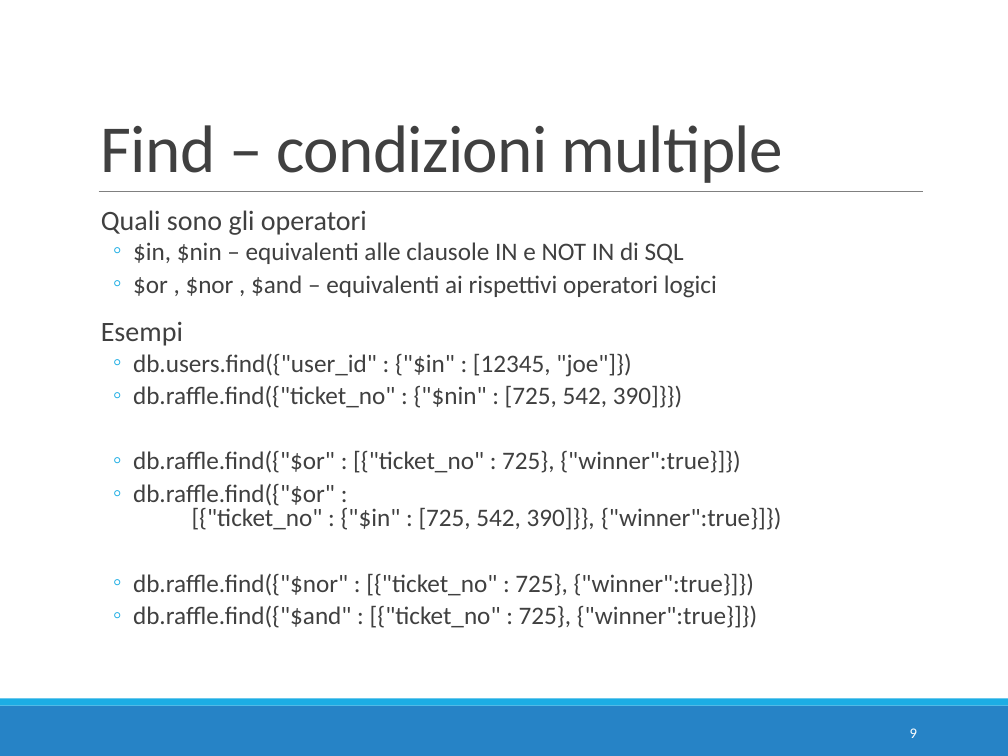
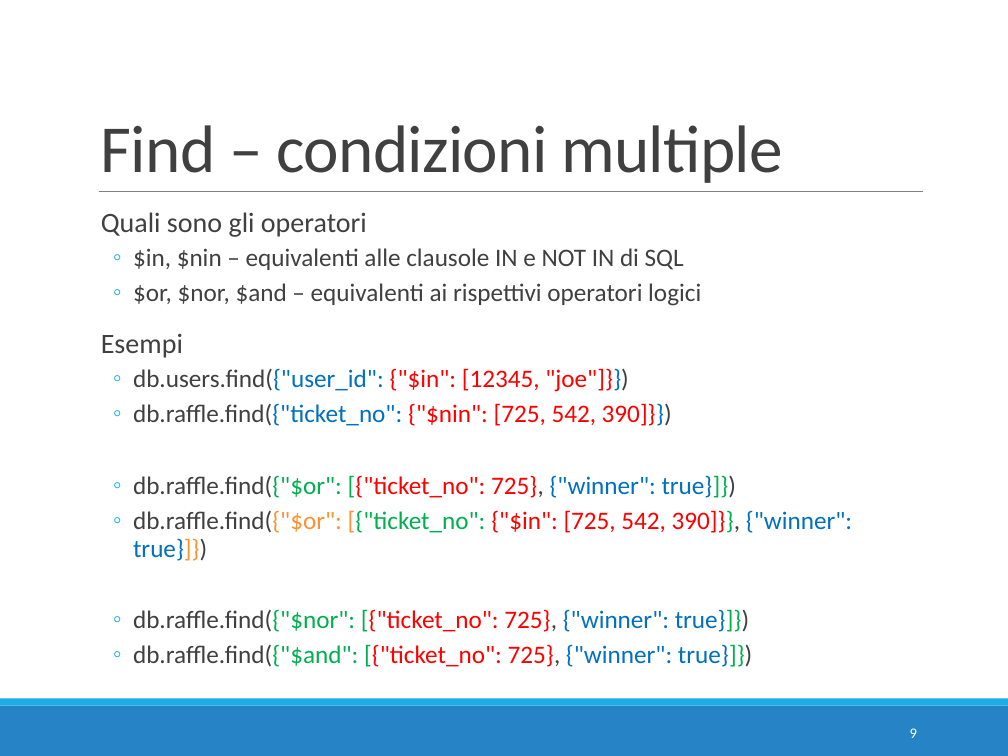
Before and after one commit to w4bo/teaching-nosql, a slide deck: slide 9 of slides/06 - E6 - MongoDB Find.pptx. Drawn at 1008x756 pixels with LibreOffice and Linux fonts; fonts in the diff are those of the drawing. Boxes give left, top, right and bottom in pixels: in the first picture for what was removed or moved away, otherwise in the second. Text is boxed around its words. In the diff, an @@ line names an element or a change of style, - is before the commit and + after.

Commit message:
update slides

```diff
--- a/slides/06 - E6 - MongoDB Find.pptx
+++ b/slides/06 - E6 - MongoDB Find.pptx
@@ text at (101, 212, 684, 358): line spacing 0.8 to 0.9 @@
@@ text at (133, 283, 701, 306): text changed @@
-  ◦ $or , $nor , $and – equivalenti ai rispettivi operatori logici
+  ◦ $or, $nor, $and – equivalenti ai rispettivi operatori logici
@@ text at (133, 368, 852, 667): text changed; text colour #404040 to #FF0000 @@
-  ◦ db.users.find({"user_id" : {"$in" : [12345, "joe"]})
-  ◦ db.raffle.find({"ticket_no" : {"$nin" : [725, 542, 390]}})
-  ◦ db.raffle.find({"$or" : [{"ticket_no" : 725}, {"winner":true}]})
-  ◦ db.raffle.find({"$or" :
-    [{"ticket_no" : {"$in" : [725, 542, 390]}}, {"winner":true}]})
-  ◦ db.raffle.find({"$nor" : [{"ticket_no" : 725}, {"winner":true}]})
-  ◦ db.raffle.find({"$and" : [{"ticket_no" : 725}, {"winner":true}]})
+  ◦ db.users.find({"user_id": {"$in": [12345, "joe"]}})
+  ◦ db.raffle.find({"ticket_no": {"$nin": [725, 542, 390]}})
+  ◦ db.raffle.find({"$or": [{"ticket_no": 725}, {"winner": true}]})
+  ◦ db.raffle.find({"$or": [{"ticket_no": {"$in": [725, 542, 390]}}, {"winner": true}]})
+  ◦ db.raffle.find({"$nor": [{"ticket_no": 725}, {"winner": true}]})
+  ◦ db.raffle.find({"$and": [{"ticket_no": 725}, {"winner": true}]})
```
Also in this commit, not shown: 18 other slides changed, 1 slide added.
